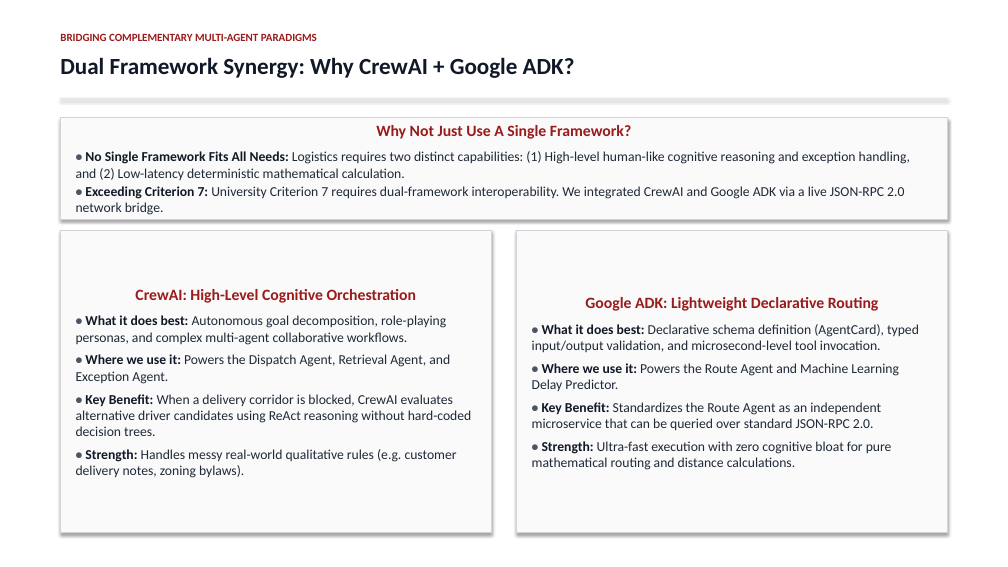
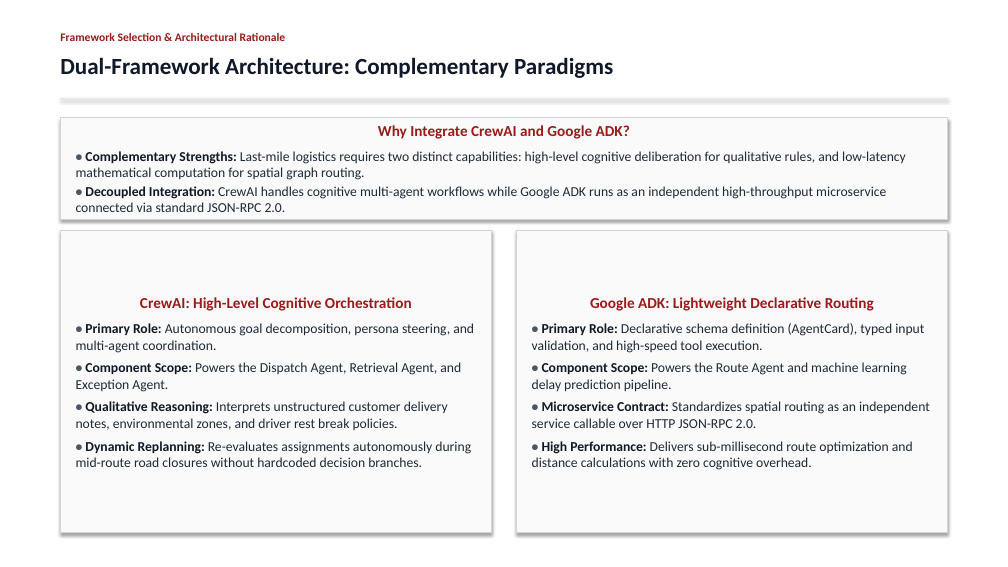
Before and after one commit to Akshat5091/DeliveryFleet-MAS, a slide deck: slide 6 of Eval 2 Documents/DeliveryFleet_MAS_Evaluation2_Master_Presentation.pptx. Drawn at 1008x567 pixels with LibreOffice and Linux fonts; fonts in the diff are those of the drawing. Boxes give left, top, right and bottom in pixels: in the first picture for what was removed or moved away, otherwise in the second. Text is boxed around its words. In the diff, an @@ line names an element or a change of style, - is before the commit and + after.

```diff
--- a/Eval 2 Documents/DeliveryFleet_MAS_Evaluation2_Master_Presentation.pptx
+++ b/Eval 2 Documents/DeliveryFleet_MAS_Evaluation2_Master_Presentation.pptx
@@ text at [60, 57, 613, 78]: text changed @@
-Dual Framework Synergy: Why CrewAI + Google ADK?
+Dual-Framework Architecture: Complementary Paradigms
@@ text at [60, 33, 286, 41]: text changed; size 10.5 to 11 pt @@
-BRIDGING COMPLEMENTARY MULTI-AGENT PARADIGMS
+Framework Selection & Architectural Rationale
@@ text in rectangle at [76, 125, 906, 212]: text changed @@
-Why Not Just Use A Single Framework?
-• No Single Framework Fits All Needs: Logistics requires two distinct capabilities: (1) High-level human-like cognitive reasoning and exception handling, and (2) Low-latency deterministic mathematical calculation.
-• Exceeding Criterion 7: University Criterion 7 requires dual-framework interoperability. We integrated CrewAI and Google ADK via a live JSON-RPC 2.0 network bridge.
+Why Integrate CrewAI and Google ADK?
+• Complementary Strengths: Last-mile logistics requires two distinct capabilities: high-level cognitive deliberation for qualitative rules, and low-latency mathematical computation for spatial graph routing.
+• Decoupled Integration: CrewAI handles cognitive multi-agent workflows while Google ADK runs as an independent high-throughput microservice connected via standard JSON-RPC 2.0.
@@ text in rectangle at [140, 297, 412, 311]: size 15 to 14.5 pt in "CrewAI: High-Level Cognitive Orchestration" @@
@@ text in rectangle at [590, 297, 874, 311]: size 15 to 14.5 pt in "Google ADK: Lightweight Declarative Routing" @@
@@ text in rectangle at [76, 323, 474, 467]: text changed @@
-• What it does best: Autonomous goal decomposition, role-playing personas, and complex multi-agent collaborative workflows.
-• Where we use it: Powers the Dispatch Agent, Retrieval Agent, and Exception Agent.
-• Key Benefit: When a delivery corridor is blocked, CrewAI evaluates alternative driver candidates using ReAct reasoning without hard-coded decision trees.
-• Strength: Handles messy real-world qualitative rules (e.g. customer delivery notes, zoning bylaws).
+• Primary Role: Autonomous goal decomposition, persona steering, and multi-agent coordination.
+• Component Scope: Powers the Dispatch Agent, Retrieval Agent, and Exception Agent.
+• Qualitative Reasoning: Interprets unstructured customer delivery notes, environmental zones, and driver rest break policies.
+• Dynamic Replanning: Re-evaluates assignments autonomously during mid-route road closures without hardcoded decision branches.
@@ text in rectangle at [532, 323, 930, 470]: text changed @@
-• What it does best: Declarative schema definition (AgentCard), typed input/output validation, and microsecond-level tool invocation.
-• Where we use it: Powers the Route Agent and Machine Learning Delay Predictor.
-• Key Benefit: Standardizes the Route Agent as an independent microservice that can be queried over standard JSON-RPC 2.0.
-• Strength: Ultra-fast execution with zero cognitive bloat for pure mathematical routing and distance calculations.
+• Primary Role: Declarative schema definition (AgentCard), typed input validation, and high-speed tool execution.
+• Component Scope: Powers the Route Agent and machine learning delay prediction pipeline.
+• Microservice Contract: Standardizes spatial routing as an independent service callable over HTTP JSON-RPC 2.0.
+• High Performance: Delivers sub-millisecond route optimization and distance calculations with zero cognitive overhead.
```
Also in this commit, not shown: 20 other slides changed, 3 other files.
